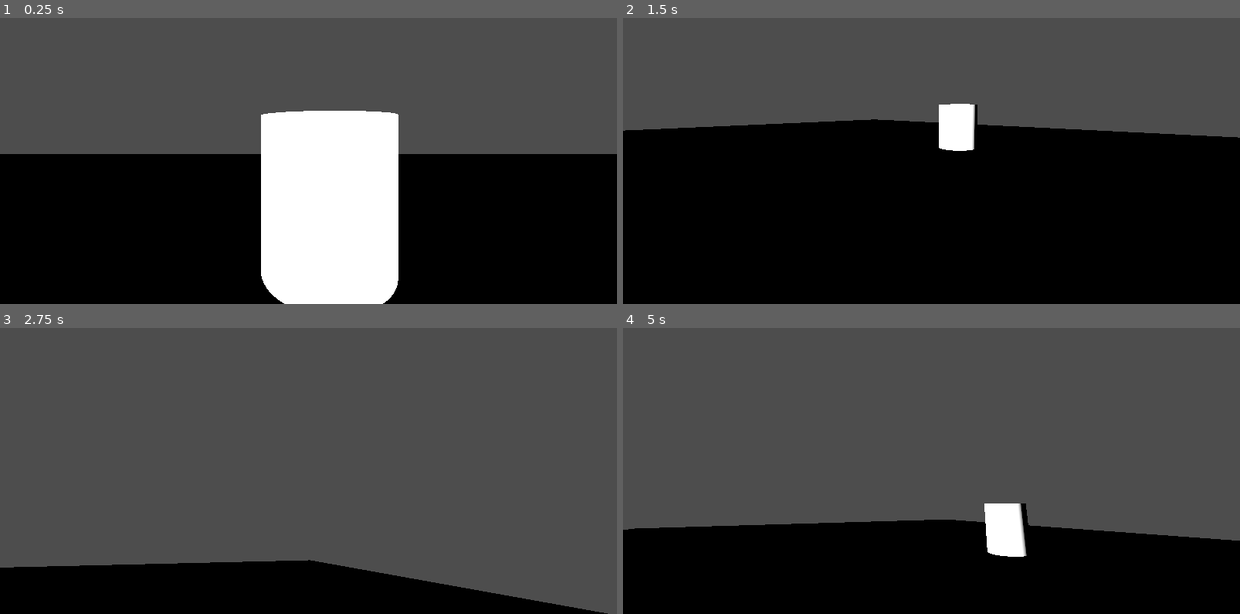
Above: before the commit, frames 1-4 (two rows, left to right).
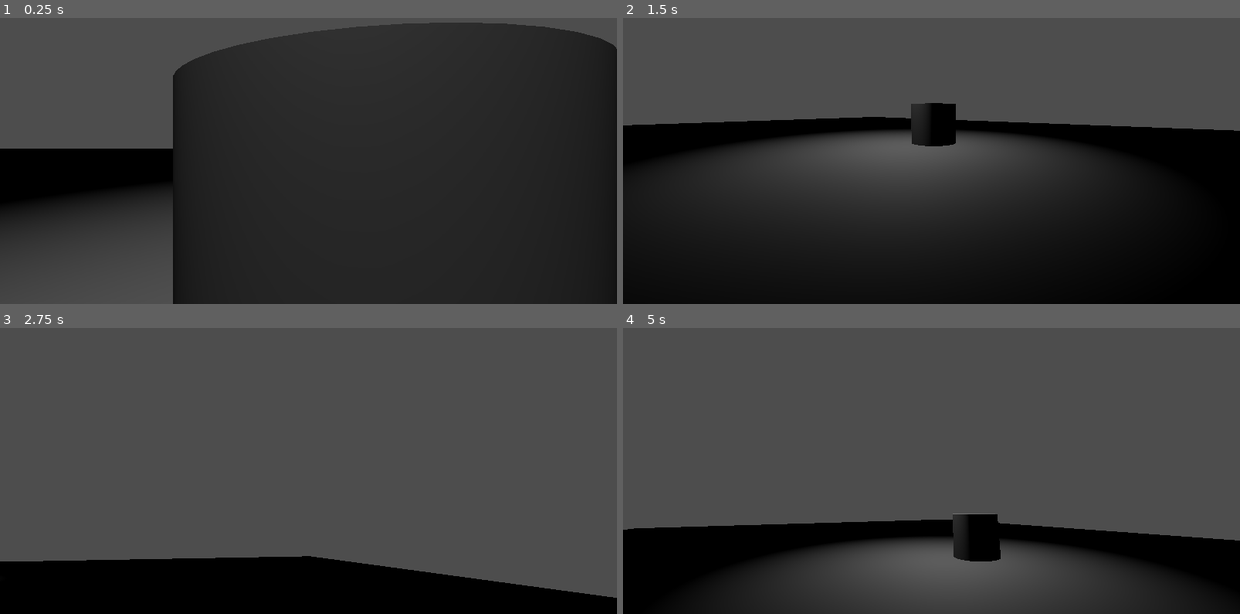
Above: after the commit, the same moments.

Repository: lostlp09/stimulationfps
Game: Godot game, scene res://node_3d.tscn
Same seed, same stepped clock (60 frames per second), same inputs: the game is played once before the commit and once after it.
Inputs (mouse positions are in pixels of both pictures, inside the frame that each line leads up to):
- Up to frame 1 (0.25 s): no input
- Up to frame 2 (1.5 s): tap Enter at 0.5 s; move the mouse to (1067, 112) at 0.52 s; hold D (right) 0.53-1.28 s; tap Space (jump) at 0.77 s; move the mouse to (808, 146) at 1.27 s; hold S (back) from 1.28 s (still down)
- Up to frame 3 (2.75 s): tap Space (jump) at 1.52 s; move the mouse to (370, 365) at 2.02 s; release S (back) at 2.03 s; hold D (right) from 2.03 s (still down)
- Up to frame 4 (5 s): move the mouse to (900, 511) at 2.77 s; release D (right) at 2.78 s; hold W (forward) 2.78-3.53 s; tap Space (jump) at 3.02, 3.77, 4.52 s; move the mouse to (1116, 493) at 3.52 s; hold A (left) from 3.53 s (still down); move the mouse to (746, 388) at 4.27 s

The runs differ from the first frame. In frame 1, 77% of the frame differs, in the area x 0-100%, y 1-100%; in frame 2, 29%; in frame 3, 2.7%; in frame 4, 17%.

Commit message:
added camera locking
added camera locking

Diff:
--- a/stimulationshooter/camerascript.gd
+++ b/stimulationshooter/camerascript.gd
@@ -4,9 +4,10 @@
 # Called when the node enters the scene tree for the first time.
 
 
-
+var pitch:float = 0.0
 
 func _input(event: InputEvent) -> void:
+
 
 
 
@@ -16,8 +17,23 @@
 
 
 
+
+
+
+
+
 		self.get_parent().get_parent().rotate(Vector3.DOWN,delta.x * 0.001 * 3 )
-		self.rotate(Vector3.LEFT ,delta.y * 0.001 * 3)
+
+
+		pitch-= delta.y * 0.003
+
+		pitch = clamp(pitch,deg_to_rad(-89),deg_to_rad(89))
+		print(pitch)
+
+
+
+					#vector3(-1,0,0)
+		self.rotation.x = pitch
 
 		playerCamera.rotation.y =  self.get_parent().get_parent().rotation.y
 		playerCamera.rotation.x = self.rotation.x
--- a/stimulationshooter/character_body_3d.gd
+++ b/stimulationshooter/character_body_3d.gd
@@ -2,7 +2,7 @@
 @onready var Beanplayer:MeshInstance3D = $Beanplayer
 @onready var Camera:Camera3D = $"../Camera3D"
 var speed:int = 300
-const  Gravity:int = -30
+const  Gravity:int = -20
 
 func _physics_process(delta: float) -> void:
 
@@ -28,6 +28,8 @@
 	self.velocity.x = direction.x * speed  * delta
 	self.velocity.z = direction.z * speed  * delta
 
+
+
 	move_and_slide()
 
 
--- a/stimulationshooter/node_3d.tscn
+++ b/stimulationshooter/node_3d.tscn
@@ -21,14 +21,8 @@
 
 [node name="Node3D" type="Node3D"]
 
-[node name="DirectionalLight3D" type="DirectionalLight3D" parent="."]
-transform = Transform3D(1, 0, 0, 0, 1, 0, 0, 0, 1, -1.048, -0.264644, 1.89419)
-light_energy = 16.0
-light_indirect_energy = 16.0
-light_volumetric_fog_energy = 18.18
-
 [node name="MeshInstance3D2" type="MeshInstance3D" parent="."]
-transform = Transform3D(1, 0, 0, 0, 1, 0, 0, 0, 1, 0.14751, 0.607732, -1.72493)
+transform = Transform3D(1, 0, 0, 0, 1, 0, 0, 0, 1, 0.14751, 0.607732, -0.724847)
 mesh = SubResource("CylinderMesh_a202f")
 skin = SubResource("Skin_noarx")
 skeleton = NodePath("../CharacterBody3D/Beanplayer")
@@ -57,9 +51,12 @@
 [node name="StaticBody3D" type="StaticBody3D" parent="."]
 
 [node name="MeshInstance3D" type="MeshInstance3D" parent="StaticBody3D"]
-transform = Transform3D(28.6195, 0, 0, 0, 0.983, 0, 0, 0, 19.504, 0, 0, 0)
+transform = Transform3D(28.6195, 0, 0, 0, 0.983, 0, 0, 0, 19.504, 0, 0.240253, 0)
 mesh = SubResource("BoxMesh_a0tk4")
 
 [node name="CollisionShape3D" type="CollisionShape3D" parent="StaticBody3D"]
 transform = Transform3D(1, 0, 0, 0, 1, 0, 0, 0, 1, 1.38804, 0, 2.01862)
 shape = SubResource("BoxShape3D_r3fl7")
+
+[node name="OmniLight3D" type="OmniLight3D" parent="."]
+transform = Transform3D(1, 0, 0, 0, 1, 0, 0, 0, 1, 0, 3.23537, 0)
--- a/stimulationshooter/project.godot
+++ b/stimulationshooter/project.godot
@@ -10,7 +10,7 @@
 
 [application]
 
-config/name="New Game Project"
+config/name="stimulationshooter"
 run/main_scene="res://node_3d.tscn"
 config/features=PackedStringArray("4.4", "Forward Plus")
 config/icon="res://icon.svg"
